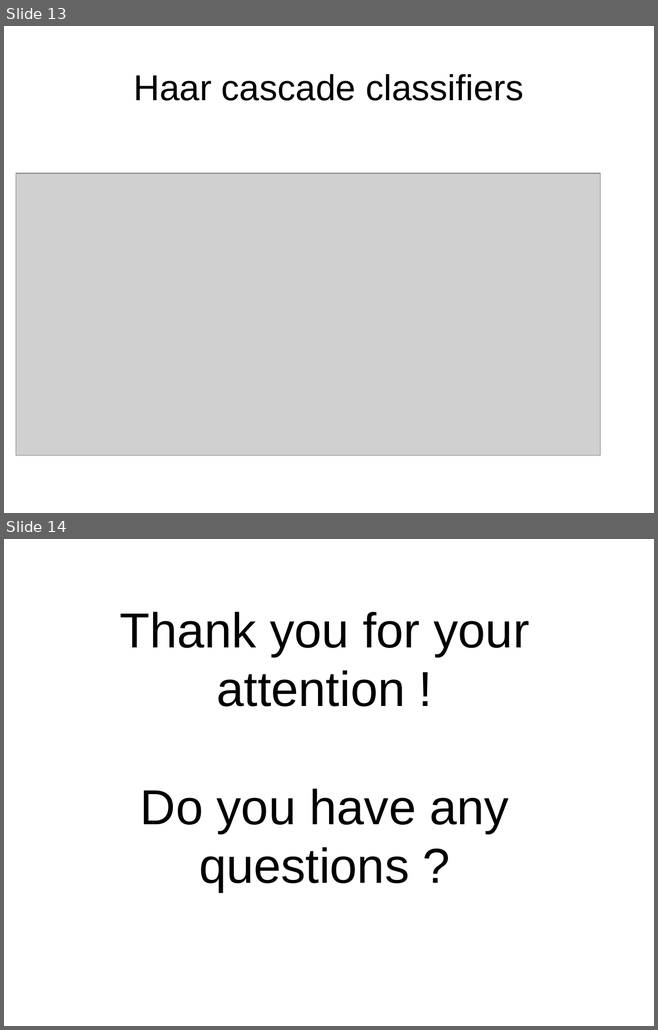
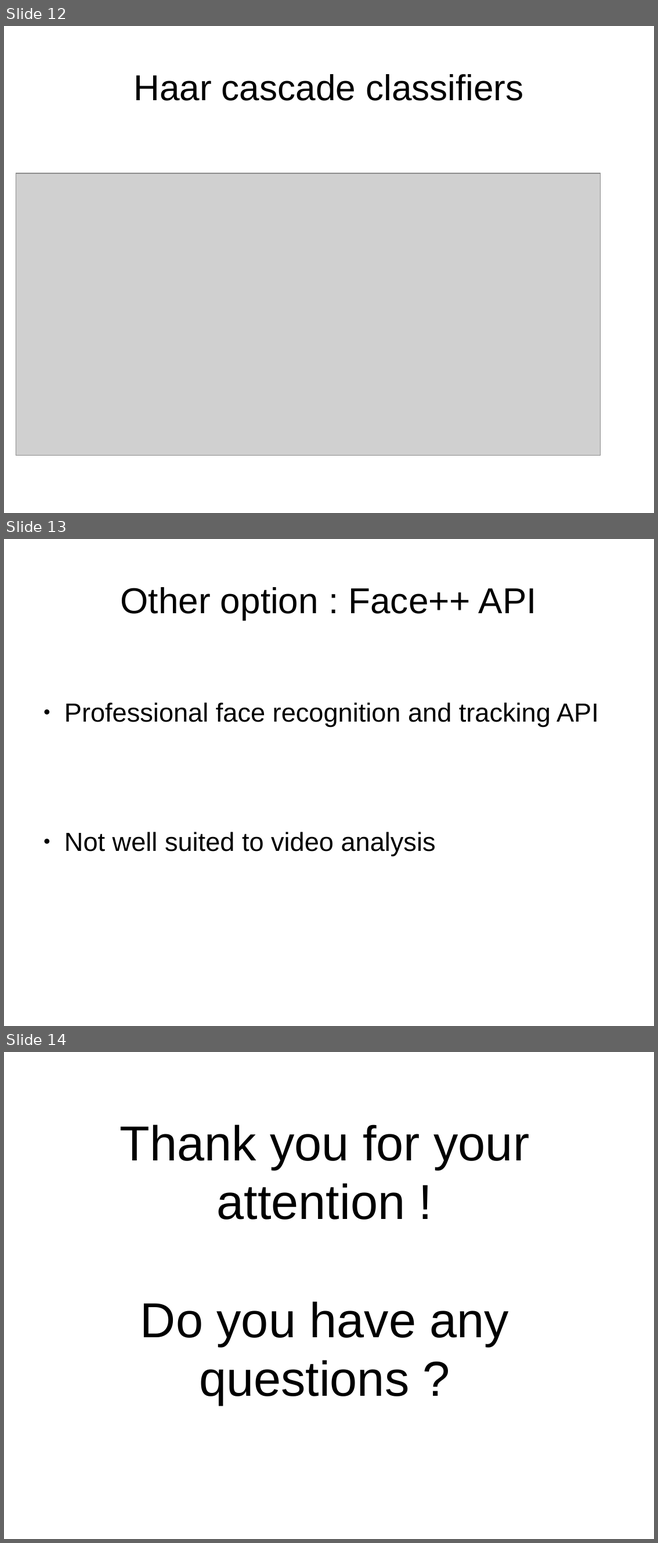
Before and after one commit to Kyin/opencv-test, a slide deck: Presentations/Presentation 9.04/Presentation.odp. Shown one above the other, each under a label of ours: slides 13 and 14 before the commit, slides 12, 13 and 14 after it. The pictures are 658x1030 and 658x1543 pixels, drawn with LibreOffice and Linux fonts; fonts in the diff are those of the drawing; grey boxes stand for pictures. Boxes give left, top, right and bottom in pixels: in the first picture for what was removed or moved away, otherwise in the second. Text is boxed around its words. In the diff, an @@ line names an element or a change of style, - is before the commit and + after.

```diff
--- a/Presentations/Presentation 9.04/Presentation.odp
+++ b/Presentations/Presentation 9.04/Presentation.odp
@@ slide 13 added at (4,539,654,1026), background #FFFFFF @@
@@ title added at (121,587,536,620), 44 pt, text #000000 @@
+Other option : Face++ API
@@ text added at (64,703,598,856), 32 pt, text #000000 @@
+● Professional face recognition and tracking API
+● Not well suited to video analysis
@@ what was slide 13 is now slide 12 @@
```
Also in this commit, not shown: 1 slide removed.
